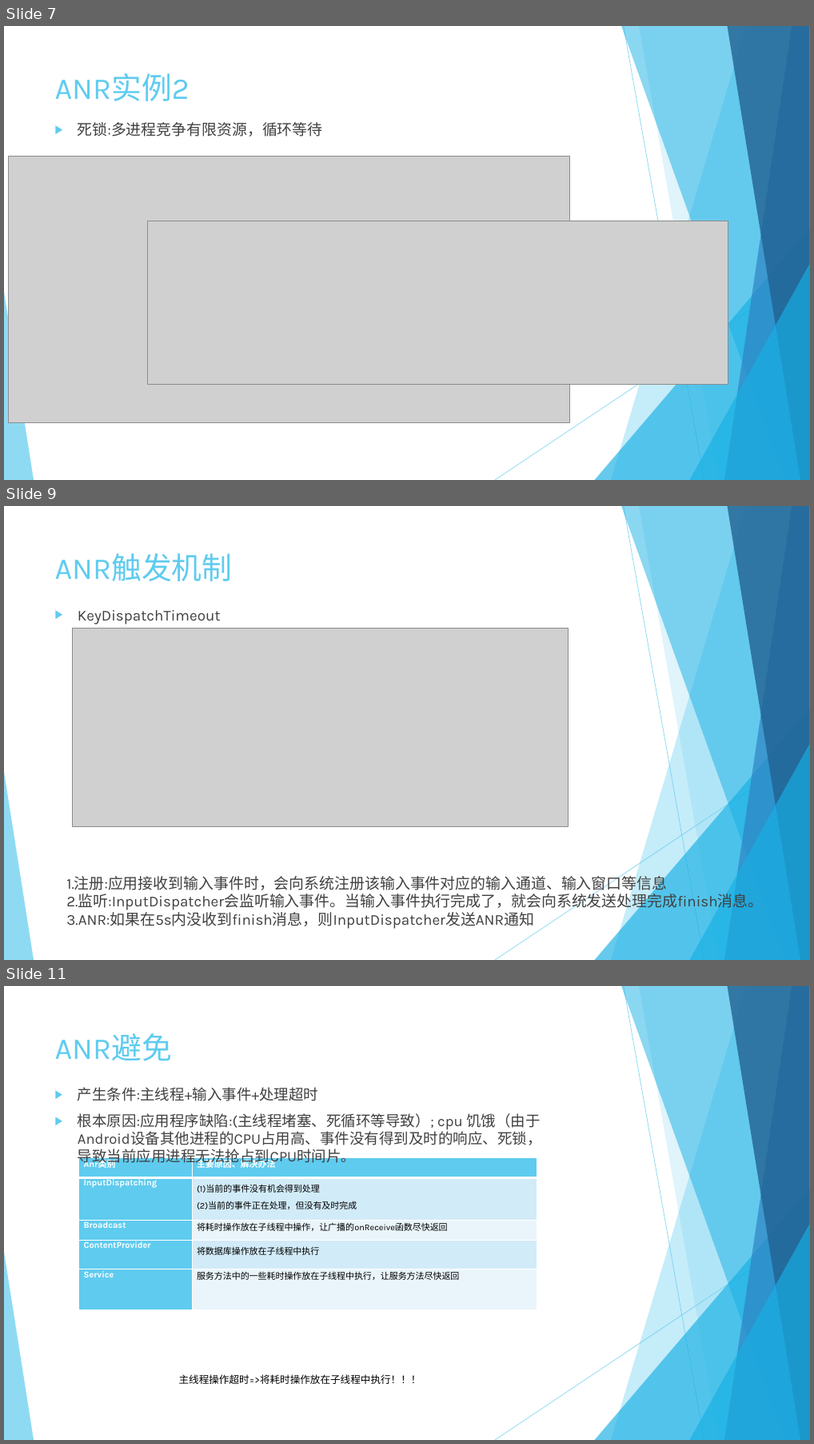
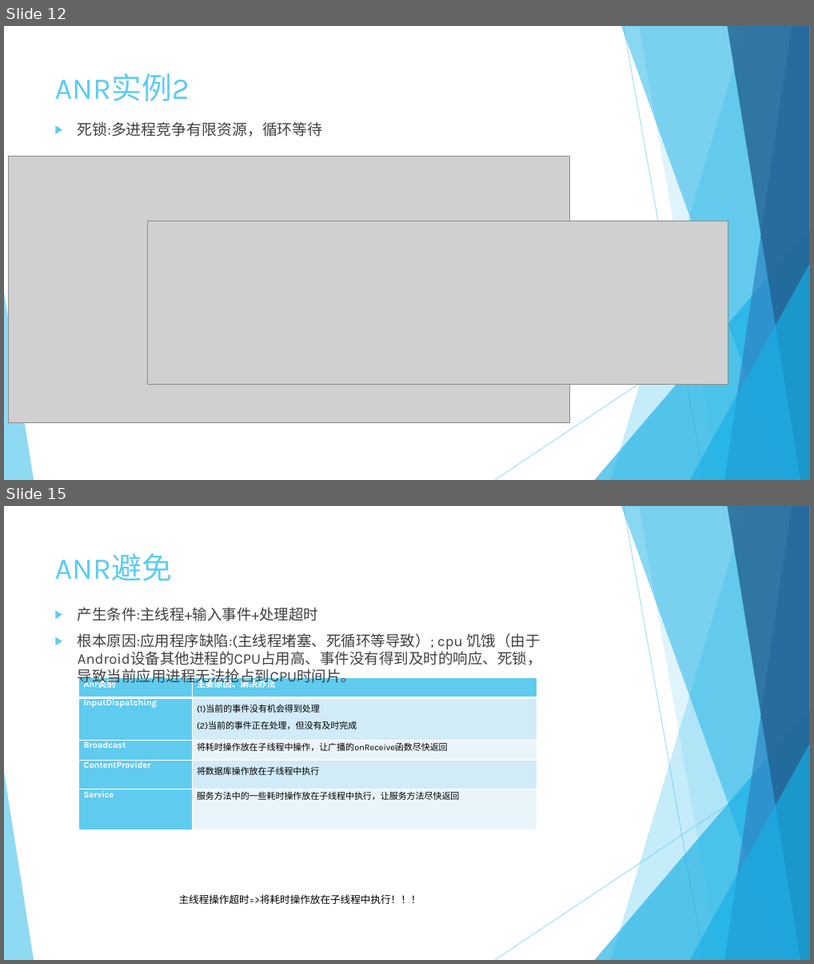
Before and after one commit to keyguansz/asys, a slide deck: debug/ANR原理简介.pptx. Shown one above the other, each under a label of ours: slides 7, 9 and 11 before the commit, slides 12 and 15 after it; the slides between them are not shown. The pictures are 814x1444 and 814x964 pixels, drawn with LibreOffice and Linux fonts; fonts in the diff are those of the drawing; grey boxes stand for pictures. Boxes give left, top, right and bottom in pixels: in the first picture for what was removed or moved away, otherwise in the second. Text is boxed around its words. In the diff, an @@ line names an element or a change of style, - is before the commit and + after.

```diff
--- a/debug/ANR原理简介.pptx
+++ b/debug/ANR原理简介.pptx
@@ slide 9 removed at box(4, 506, 810, 960), background #FFFFFF; not listed: 10 template elements that a slide beside it also shows @@
@@ title removed at box(55, 553, 233, 581) @@
-ANR触发机制
@@ text removed at box(78, 610, 221, 624) @@
-▶ KeyDispatchTimeout
@@ picture removed at box(72, 628, 569, 827) @@
@@ text removed at box(66, 875, 763, 928) @@
-1.注册:应用接收到输入事件时，会向系统注册该输入事件对应的输入通道、输入窗口等信息
-2.监听:InputDispatcher会监听输入事件。当输入事件执行完成了，就会向系统发送处理完成finish消息。
-3.ANR:如果在5s内没收到finish消息，则InputDispatcher发送ANR通知
@@ what was slide 7 is now slide 12 @@
@@ what was slide 11 is now slide 15 @@
```
Also in this commit, not shown: 3 slides changed, 8 slides added, 3 other slides removed, 46 other files.
